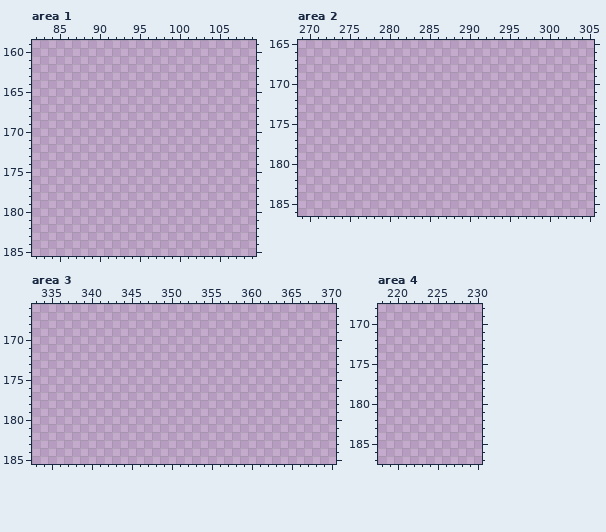
Two states of a pixel-art file, Assets/Resources/Sprites/SpriteSheet/Tileset.ase. Above: the version before the commit.
1280x640 pixels, 1 frame. Colours within 5 levels of each other are drawn and written as one. Shown: area 1: x 82..109, y 159..185; area 2: x 269..305, y 165..186; area 3: x 333..370, y 166..185; area 4: x 218..230, y 168..187. The commit also changed other parts of the picture, which this record leaves out.
Once edited:
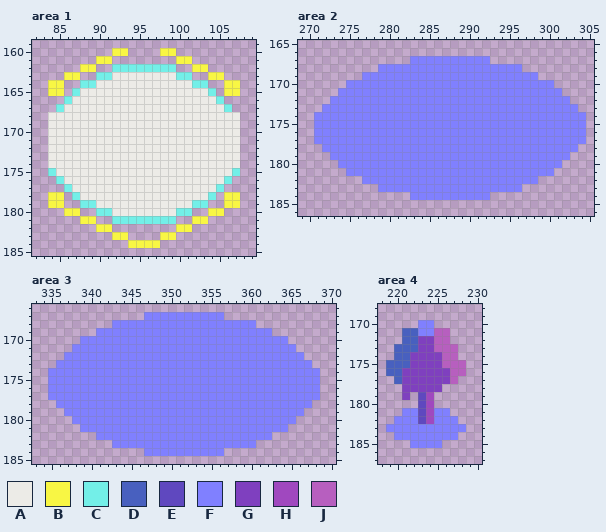
Palette (. is transparent): A #ecebe7  B #f8f644  C #73efe8  D #4860bf  E #5f48bf  F #8080ff  G #7f40bf  H #a048bf  J #b75fbf
What changed:
layer "Color" now shown
Area 1, layer "Color":
Colour A is added in row 163 at x 92 to 99; in row 164 at x 90 to 101; in row 165 at x 88 to 103; in row 166 at x 87 to 104; in row 167 at x 86 to 105; in rows 168 to 174 at x 84 to 107.
Colour A is added in row 175 at x 85 to 106; in row 176 at x 86 to 105; in row 177 at x 87 to 104; in row 178 at x 88 to 103; in row 179 at x 90 to 101; in row 180 at x 92 to 99.
Colour B is added in row 160 at x 92 to 93 and 98 to 99; in row 161 at x 90 to 91 and 100 to 101; in row 162 at x 88 to 89 and 102 to 103; in row 163 at x 86 to 87 and 104 to 105; in rows 164 to 165 at x 84 to 85 and 106 to 107; in rows 178 to 179 at x 84 to 85 and 106 to 107.
Colour B is added in row 180 at x 86 to 87 and 104 to 105; in row 181 at x 88 to 89 and 102 to 103; in row 182 at x 90 to 91 and 100 to 101; in row 183 at x 92 to 93 and 98 to 99; in row 184 at x 94 to 97.
Colour C is added in row 162 at x 92 to 99; in row 163 at x 90 to 91 and 100 to 101; in row 164 at x 88 to 89 and 102 to 103; in row 165 at x 87 and 104; in row 166 at x 86 and 105; in row 167 at x 85 and 106.
Colour C is added in row 175 at x 84 and 107; in row 176 at x 85 and 106; in row 177 at x 86 and 105; in row 178 at x 87 and 104; in row 179 at x 88 to 89 and 102 to 103; in row 180 at x 90 to 91 and 100 to 101.
Colour C is added in row 181 at x 92 to 99.
Area 2, layer "Normal":
Colour F is added in row 167 at x 283 to 292; in row 168 at x 279 to 296; in row 169 at x 277 to 298; in row 170 at x 275 to 300; in row 171 at x 274 to 301; in row 172 at x 273 to 302.
Colour F is added in row 173 at x 272 to 303; in rows 174 to 177 at x 271 to 304; in row 178 at x 272 to 303; in row 179 at x 273 to 302; in row 180 at x 274 to 301; in row 181 at x 275 to 300.
Colour F is added in row 182 at x 277 to 298; in row 183 at x 279 to 296; in row 184 at x 283 to 292.
Area 3, layer "Normal":
Colour F is added in row 167 at x 347 to 356; in row 168 at x 343 to 360; in row 169 at x 341 to 362; in row 170 at x 339 to 364; in row 171 at x 338 to 365; in row 172 at x 337 to 366.
Colour F is added in row 173 at x 336 to 367; in rows 174 to 177 at x 335 to 368; in row 178 at x 336 to 367; in row 179 at x 337 to 366; in row 180 at x 338 to 365; in row 181 at x 339 to 364.
Colour F is added in row 182 at x 341 to 362; in row 183 at x 343 to 360; in row 184 at x 347 to 356.
Area 4, layer "Normal":
Colour D is added in rows 171 to 172 at x 221 to 222; in row 173 at x 220 to 222; in row 174 at x 220 to 221; in row 175 at x 219 to 221; in row 176 at x 219 to 220; in row 177 at x 220.
Colour E is added in rows 179 to 182 at x 223.
Colour F is added in rows 170 to 171 at x 223 to 224; in row 181 at x 221 to 222 and 225 to 226; in row 182 at x 220 to 222 and 225 to 227; in row 183 at x 219 to 228; in row 184 at x 220 to 227; in row 185 at x 222 to 225.
Colour G is added in rows 172 to 173 at x 223 to 224; in rows 174 to 175 at x 222 to 225; in rows 176 to 177 at x 221 to 226; in row 178 at x 221 to 225; in row 179 at x 221.
Colour H is added in rows 179 to 182 at x 224.
Colour J is added in rows 171 to 172 at x 225 to 226; in row 173 at x 225 to 227; in row 174 at x 226 to 227; in row 175 at x 226 to 228; in row 176 at x 227 to 228; in row 177 at x 227.
Changed places in both pictures, as pixel boxes (x1, y1, x2, y2):
added: (48, 48, 240, 248)
added: (314, 56, 586, 200)
added: (48, 312, 320, 456)
added: (386, 320, 466, 448)
